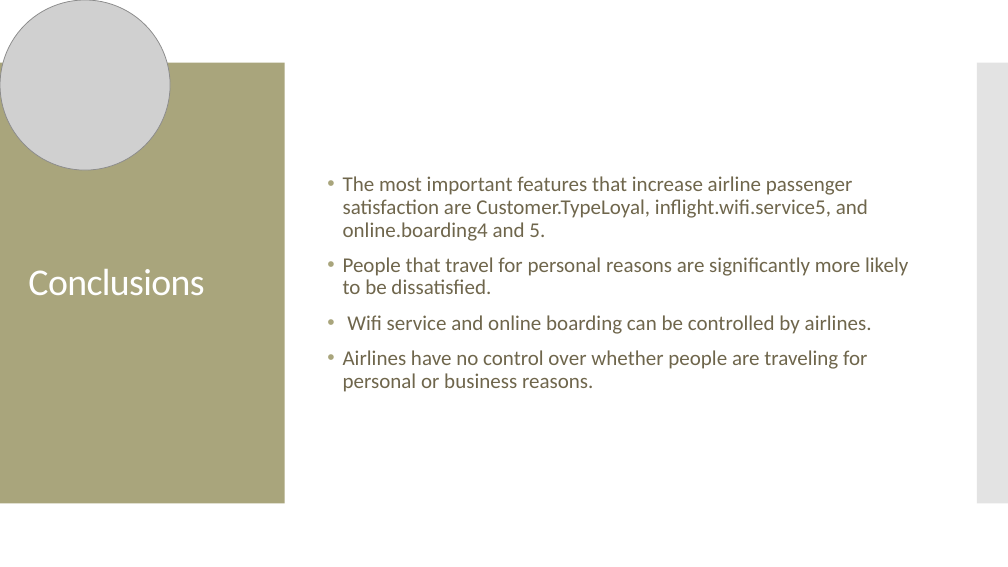
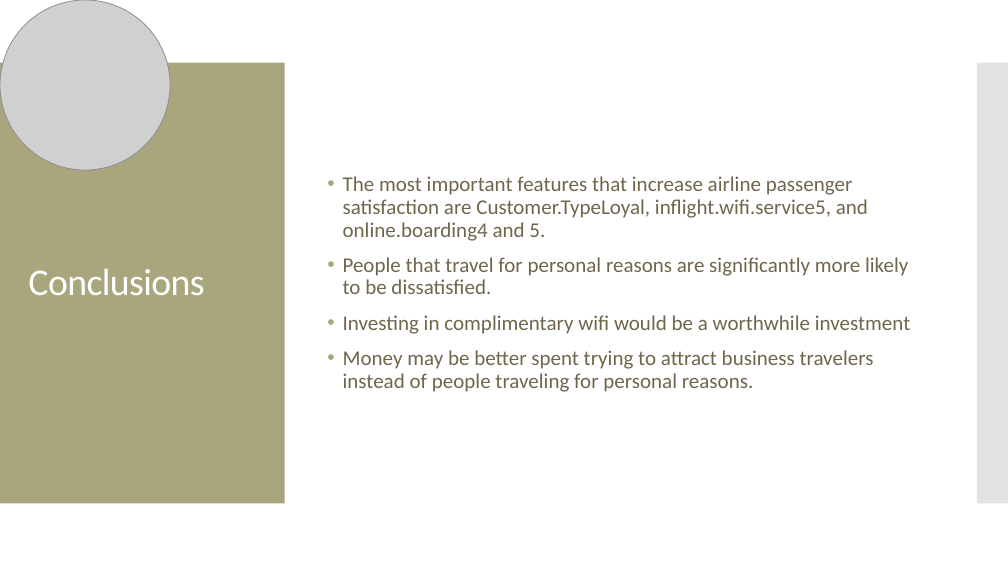
Before and after one commit to MGT-6203-Summer-2023-Edx/Team-6, a slide deck: slide 21 of Final Presentation Slides/Team_6_Final_Slides.pptx. Drawn at 1008x567 pixels with LibreOffice and Linux fonts; fonts in the diff are those of the drawing; grey boxes stand for pictures. Boxes give left, top, right and bottom in pixels: in the first picture for what was removed or moved away, otherwise in the second. Text is boxed around its words. In the diff, an @@ line names an element or a change of style, - is before the commit and + after.

```diff
--- a/Final Presentation Slides/Team_6_Final_Slides.pptx
+++ b/Final Presentation Slides/Team_6_Final_Slides.pptx
@@ text at [343, 315, 910, 392]: text changed @@
-• Wifi service and online boarding can be controlled by airlines.
-• Airlines have no control over whether people are traveling for personal or business reasons.
+• Investing in complimentary wifi would be a worthwhile investment
+• Money may be better spent trying to attract business travelers instead of people traveling for personal reasons.
```
Also in this commit, not shown: 1 other slide changed.
